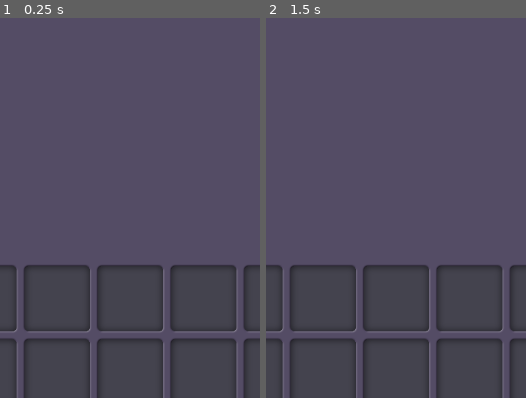
Above: before the commit, frames 1-2 (left to right).
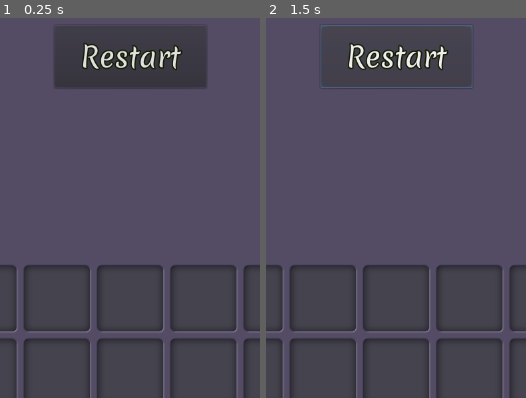
Above: after the commit, the same moments.

Repository: vibrunazo/godot-ttt
Game: Godot game, scene res://scenes/main.tscn
Two runs of this game, one before a commit and one after it. Both use one fixed random seed, a clock stepped at 60 frames per second and the inputs below.
Inputs (mouse positions are % of the whole screen's width and height, from its top left):
- Up to frame 1 (0.25 s): no input
- Up to frame 2 (1.5 s): click (50, 5) at 0.5 s, where only the run after the commit has a clickable "Restart"; click (50, 5) at 1.25 s, where only the run after the commit has a clickable "Restart"
The pictures show only the part of the screen within x 25-75%, y 0-50%; the shares and areas given below are measured in that part.

The runs differ from the first frame. In frame 1, 9.6% of the frame differs, in the area x 20-80%, y 2-19%; in frame 2, 4.1%.

Commit message:
fonts, restart button

Diff:
--- a/scenes/main.gd
+++ b/scenes/main.gd
@@ -20,3 +20,9 @@
 	var next = grid_ref.next
 	var tex = grid_ref.get_tex_from_type(next)
 	$next.set_next(tex)
+
+
+
+func _on_RestartButton_pressed():
+	print('restart')
+	pass # Replace with function body.
--- a/scenes/main.tscn
+++ b/scenes/main.tscn
@@ -1,8 +1,17 @@
-[gd_scene load_steps=4 format=2]
+[gd_scene load_steps=7 format=2]
 
 [ext_resource path="res://scenes/next.tscn" type="PackedScene" id=1]
 [ext_resource path="res://scenes/grid.tscn" type="PackedScene" id=2]
 [ext_resource path="res://scenes/main.gd" type="Script" id=3]
+[ext_resource path="res://assets/fonts/Merienda-Regular.ttf" type="DynamicFontData" id=4]
+
+[sub_resource type="Theme" id=1]
+
+[sub_resource type="DynamicFont" id=2]
+size = 42
+outline_size = 2
+outline_color = Color( 0.0862745, 0.113725, 0.0156863, 1 )
+font_data = ExtResource( 4 )
 
 [node name="UI" type="CanvasLayer"]
 script = ExtResource( 3 )
@@ -35,4 +44,16 @@
 tile_size = Vector2( 100, 100 )
 start_pos = Vector2( 70, 60 )
 
+[node name="RestartButton" type="Button" parent="."]
+anchor_left = 0.5
+anchor_right = 0.5
+margin_left = -114.0
+margin_top = 50.0
+margin_right = 114.0
+margin_bottom = 144.0
+theme = SubResource( 1 )
+custom_fonts/font = SubResource( 2 )
+text = "Restart"
+
 [connection signal="played_turn" from="Control/grid" to="." method="_on_grid_played_turn"]
+[connection signal="pressed" from="RestartButton" to="." method="_on_RestartButton_pressed"]
Binary file changed: assets/coal.png
Binary file added: assets/fonts/Merienda-Regular.ttf
